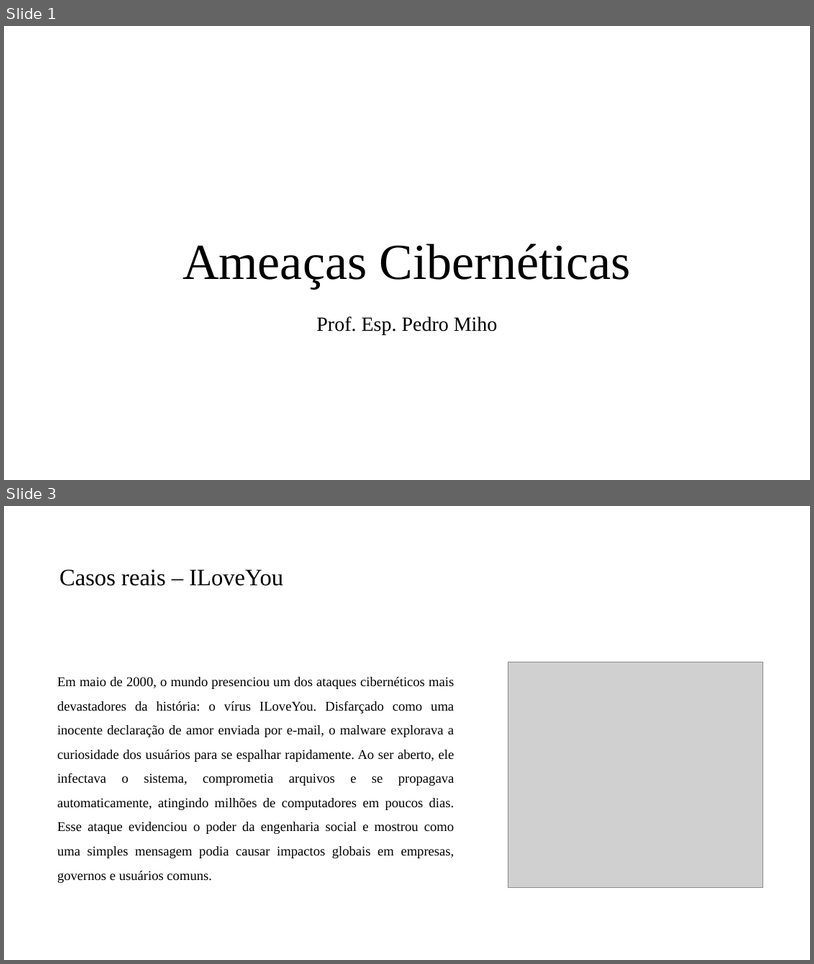
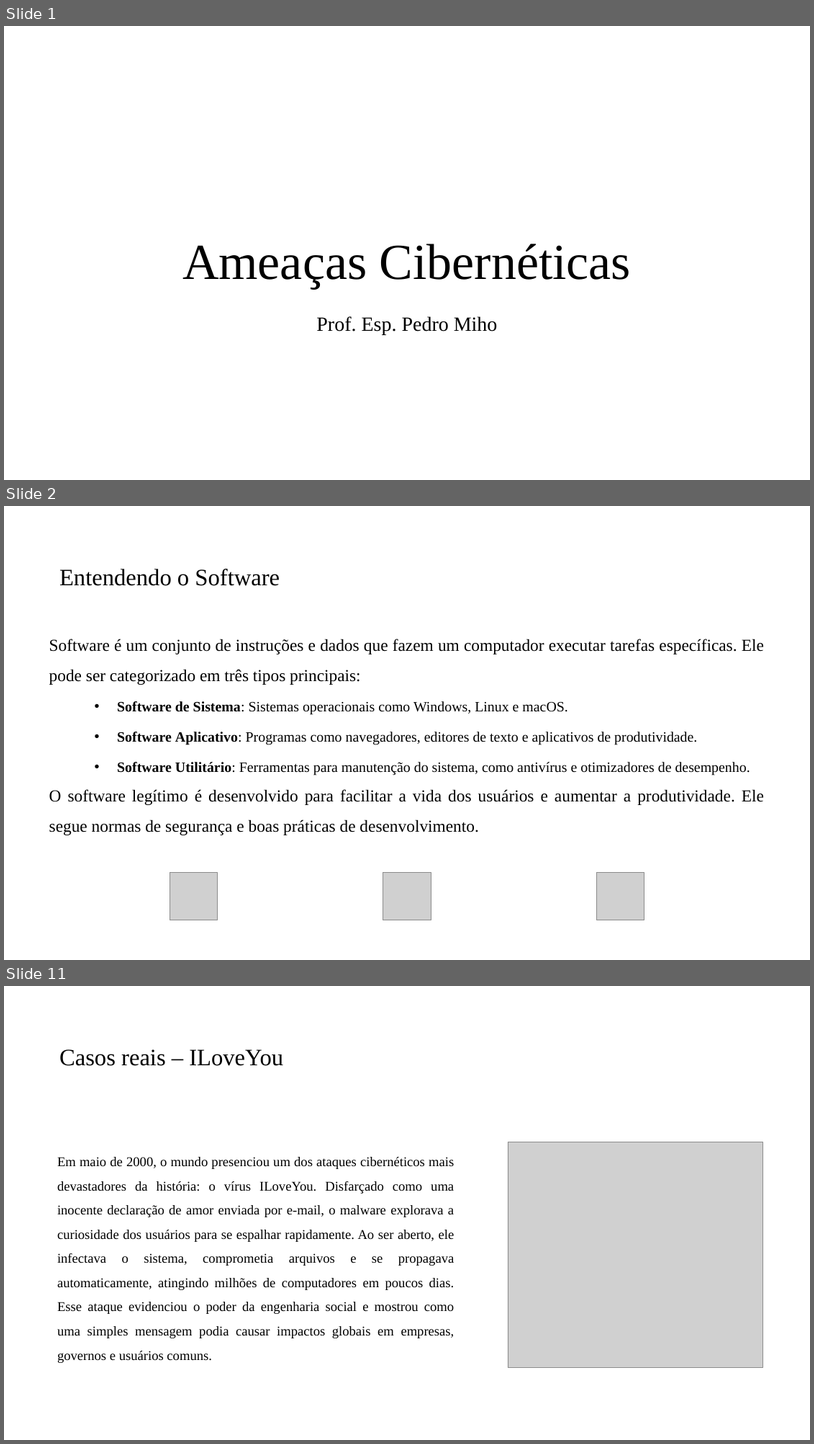
Before and after one commit to PedroMiho/UMC, a slide deck: Projeto de Software e Segurança da Informação - 2026/Segurança da Informação/Aula 02 - Ameaças Cibernéticas/Ameaças Ciberneticas.pptx. Shown one above the other, each under a label of ours: slides 1 and 3 before the commit, slides 1, 2 and 11 after it; the slides between them are not shown. The pictures are 814x964 and 814x1444 pixels, drawn with LibreOffice and Linux fonts; fonts in the diff are those of the drawing; grey boxes stand for pictures; background and template pictures are left out. Boxes give left, top, right and bottom in pixels: in the first picture for what was removed or moved away, otherwise in the second. Text is boxed around its words. In the diff, an @@ line names an element or a change of style, - is before the commit and + after.

```diff
--- a/Projeto de Software e Segurança da Informação - 2026/Segurança da Informação/Aula 02 - Ameaças Cibernéticas/Ameaças Ciberneticas.pptx
+++ b/Projeto de Software e Segurança da Informação - 2026/Segurança da Informação/Aula 02 - Ameaças Cibernéticas/Ameaças Ciberneticas.pptx
@@ slide 2 added at box(4, 506, 810, 960), background #FFFFFF @@
@@ title added at box(59, 569, 280, 586), 28 pt, text #000000 @@
+Entendendo o Software
@@ text added at box(49, 638, 764, 835), 20 pt, text #000000 @@
+Software é um conjunto de instruções e dados que fazem um computador executar tarefas específicas. Ele pode ser categorizado em três tipos principais:
+  • Software de Sistema: Sistemas operacionais como Windows, Linux e macOS.
+  • Software Aplicativo: Programas como navegadores, editores de texto e aplicativos de produtividade.
+  • Software Utilitário: Ferramentas para manutenção do sistema, como antivírus e otimizadores de desempenho.
+O software legítimo é desenvolvido para facilitar a vida dos usuários e aumentar a produtividade. Ele segue normas de segurança e boas práticas de desenvolvimento.
@@ picture added at box(170, 872, 218, 921) @@
@@ picture added at box(383, 872, 431, 920) @@
@@ picture added at box(597, 872, 645, 921) @@
@@ what was slide 3 is now slide 11 @@
```
Also in this commit, not shown: 1 slide changed, 7 other slides added, 1 other file.
